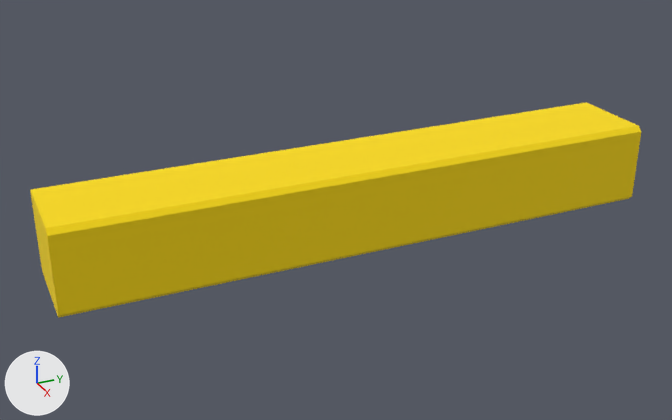
Before and after pictures for a commit that changed the OBJ model assets/factory/mesh/factory_insertion/factory_rectangular_peg_8mm_loose_subdiv_3x.obj.
Before and after are seen from a 50 mm camera at (0.0626, -0.0554, 0.0304) aimed at (-0.0003, -0.027, -0.0011). Lighting does not change. The marker at lower left points along +X, +Y and +Z. Where no turn or scale is listed for an object, it has been applied to the vertices.
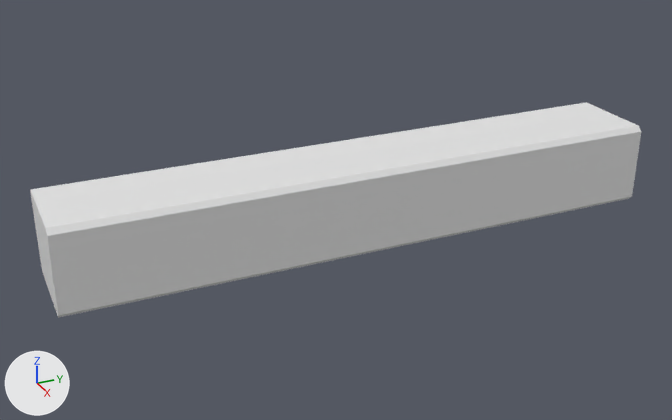
Edits to the bpy script that builds the scene:
```text
Change me_mesh0:
    where me_mesh0.from_pydata(...)  # 81 vertices, 128 faces; spans x 0.004, y -0.05..0.0, z -0.0031..0.0031
    remove me_mesh0.materials.append(mat_0_980392_0_713725_0_003922_0_000000_0_000000)  # yellow #fddc0d
Change me_mesh1:
    where me_mesh1.from_pydata(...)  # 81 vertices, 128 faces; spans x 0.0036..0.004, y -0.05..0.0, z 0.0031..0.0035
    remove me_mesh1.materials.append(mat_0_980392_0_713725_0_003922_0_000000_0_000000)  # yellow #fddc0d
Change me_mesh2:
    where me_mesh2.from_pydata(...)  # 81 vertices, 128 faces; spans x -0.0036..0.0036, y -0.05..0.0, z 0.0035
    remove me_mesh2.materials.append(mat_0_980392_0_713725_0_003922_0_000000_0_000000)  # yellow #fddc0d
Change me_mesh5:
    where me_mesh5.from_pydata(...)  # 225 vertices, 384 faces; spans x -0.00398..0.00398, y -0.05, z -0.00345..0.00346
    remove me_mesh5.materials.append(mat_0_980392_0_713725_0_003922_0_000000_0_000000)  # yellow #fddc0d
```

What differs and where, as boxes [x1, y1, x2, y2] in the pictures (672 x 420 px):
'mesh0', recoloured (yellow to grey)
    both: [47, 132, 641, 315]
'mesh2', recoloured (yellow to white)
    both: [31, 102, 638, 228]
'mesh1', recoloured (yellow to white)
    both: [45, 126, 641, 236]
'mesh5', recoloured (yellow to grey)
    both: [30, 190, 58, 316]
